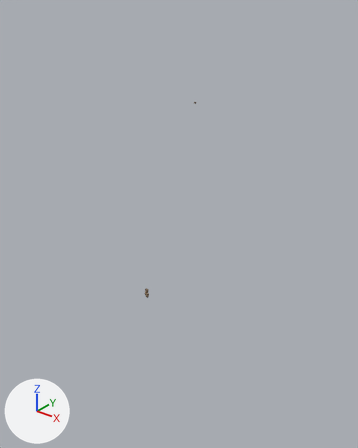
The FBX model Assets/Assets/Aldeia/Detalhes/Barril1/Barril1.fbx, before and after one commit.
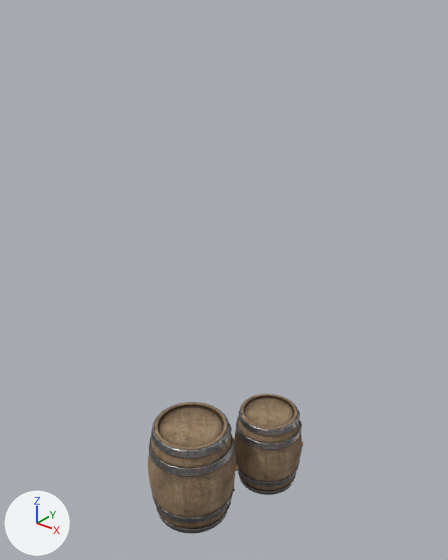
Each version is shown whole from a 50 mm lens placed at (66.3, -170.2, 67.1), pointed at (-36.0, -42.4, -12.1), then close up from a 50 mm lens placed at (-116.4, 74.1, 4.4), pointed at (-119.3, 77.7, 2.2). The axes (+X, +Y, +Z) are drawn at lower left. The lights are the same throughout. Vertices at the same position are counted once.

Script lines for the objects in view, before the commit:
```python
me_meshid0_name_001 = bpy.data.meshes.new('meshId0_name.001')
me_meshid0_name_001.from_pydata(...)  # 14982 vertices, 26400 faces; spans x -644456.0..1247358.0, y -19586.0..240.0, z -1399612.0..816890.0
me_meshid0_name_001.materials.append(mat_bl_1)
ob_bl_1 = bpy.data.objects.new('BL_1', me_meshid0_name_001)
ob_bl_1.location = (0.0, 0.0, 0.0)
ob_bl_1.rotation_euler = (1.571, 0.0, 0.0)  # degrees (90, 0, 0)
ob_bl_1.scale = (-0.000096, -0.000096, -0.000096)
```
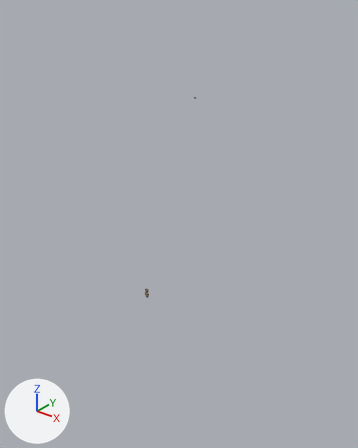
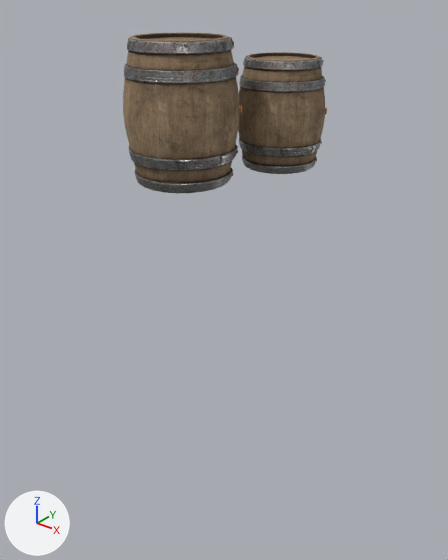
Where the newer file only moved an object's origin or applied its transform, the numbers keep the older frame.

Location of each change, [x1, y1, x2, y2] in pixels of the close-ups (448 x 560 px; the box of a moved part takes in the faces that stretch with it):
'BL_1', reshaped
    before: [148, 394, 303, 533]
    after: [123, 33, 327, 193]
part 1 of me_meshid0_name_001, moved or reshaped
    before: [156, 501, 231, 533]
    after: [134, 168, 233, 193]
part 2 of me_meshid0_name_001, moved or reshaped
    before: [152, 485, 235, 523]
    after: [129, 144, 238, 171]
part 3 of me_meshid0_name_001, moved or reshaped
    before: [151, 402, 232, 458]
    after: [127, 37, 234, 55]
part 4 of me_meshid0_name_001, moved or reshaped
    before: [149, 434, 235, 476]
    after: [124, 63, 239, 84]
part 5 of me_meshid0_name_001, moved or reshaped
    before: [148, 402, 236, 528]
    after: [123, 33, 240, 193]
part 6 of me_meshid0_name_001, moved or reshaped
    before: [235, 464, 238, 471]
    after: [239, 105, 242, 114]
part 7 of me_meshid0_name_001, moved or reshaped
    before: [238, 472, 296, 495]
    after: [242, 155, 317, 173]
part 8 of me_meshid0_name_001, moved or reshaped
    before: [236, 462, 299, 486]
    after: [239, 138, 321, 157]
part 9 of me_meshid0_name_001, moved or reshaped
    before: [239, 394, 300, 436]
    after: [243, 56, 323, 71]
part 10 of me_meshid0_name_001, moved or reshaped
    before: [236, 416, 302, 450]
    after: [239, 76, 325, 92]
part 11 of me_meshid0_name_001, moved or reshaped
    before: [234, 394, 302, 491]
    after: [238, 52, 325, 174]

Diff of the bpy script that builds the scene:
```diff
--- a/Assets/Assets/Aldeia/Detalhes/Barril1/Barril1.fbx.py
+++ b/Assets/Assets/Aldeia/Detalhes/Barril1/Barril1.fbx.py
@@ me_meshid0_name_001 @@
 me_meshid0_name_001.from_pydata(...)  # 14982 vertices, 26400 faces; spans x -644456.0..1247358.0, y -19586.0..240.0, z -1399612.0..816890.0
 # used by ob_bl_1; location = (0.0, 0.0, 0.0); rotation_euler = (1.571, 0.0, 0.0), in degrees (90, 0, 0); scale = (-0.000096, -0.000096, -0.000096)
+# me_meshid0_name_001 part 1: the loose piece of 402 vertices spanning x 1239656.0..1246856.0, y -850.0..-85.0, z 801944.0..809148.0 is moved by (0.0, -32816.0, 0.0)
+# me_meshid0_name_001 part 2: the loose piece of 402 vertices spanning x 1239339.0..1247171.0, y -2603.0..-1759.0, z 801625.0..809468.0 is moved by (0.0, -32816.0, 0.0)
+# me_meshid0_name_001 part 3: the loose piece of 402 vertices spanning x 1239656.0..1246856.0, y -9927.0..-9161.0, z 801944.0..809148.0 is moved by (0.0, -32816.0, 0.0)
+# me_meshid0_name_001 part 4: the loose piece of 402 vertices spanning x 1239339.0..1247171.0, y -8252.0..-7408.0, z 801625.0..809468.0 is moved by (0.0, -32816.0, 0.0)
+# me_meshid0_name_001 part 5: the loose piece of 572 vertices spanning x 1239154.0..1247358.0, y -10000.0..0.0, z 801415.0..809677.0 is moved by (0.0, -32816.0, 0.0)
+# me_meshid0_name_001 part 6: the loose piece of 93 vertices spanning x 1239559.0..1240071.0, y -5515.0..-4882.0, z 807573.0..808170.0 is moved by (0.0, -32816.0, 0.0)
+# me_meshid0_name_001 part 7: the loose piece of 402 vertices spanning x 1237119.0..1243083.0, y -704.0..-70.0, z 810484.0..816452.0 is moved by (0.0, -32816.0, 0.0)
+# me_meshid0_name_001 part 8: the loose piece of 402 vertices spanning x 1236856.0..1243345.0, y -2156.0..-1457.0, z 810220.0..816717.0 is moved by (0.0, -32816.0, 0.0)
+# me_meshid0_name_001 part 9: the loose piece of 402 vertices spanning x 1237119.0..1243083.0, y -8224.0..-7589.0, z 810484.0..816452.0 is moved by (0.0, -32816.0, 0.0)
+# me_meshid0_name_001 part 10: the loose piece of 402 vertices spanning x 1236856.0..1243345.0, y -6837.0..-6138.0, z 810220.0..816717.0 is moved by (0.0, -32816.0, 0.0)
+# me_meshid0_name_001 part 11: the loose piece of 572 vertices spanning x 1236703.0..1243499.0, y -8285.0..0.0, z 810045.0..816890.0 is moved by (0.0, -32816.0, 0.0)
 me_meshid0_name_001.materials.append(mat_bl_1)
```
